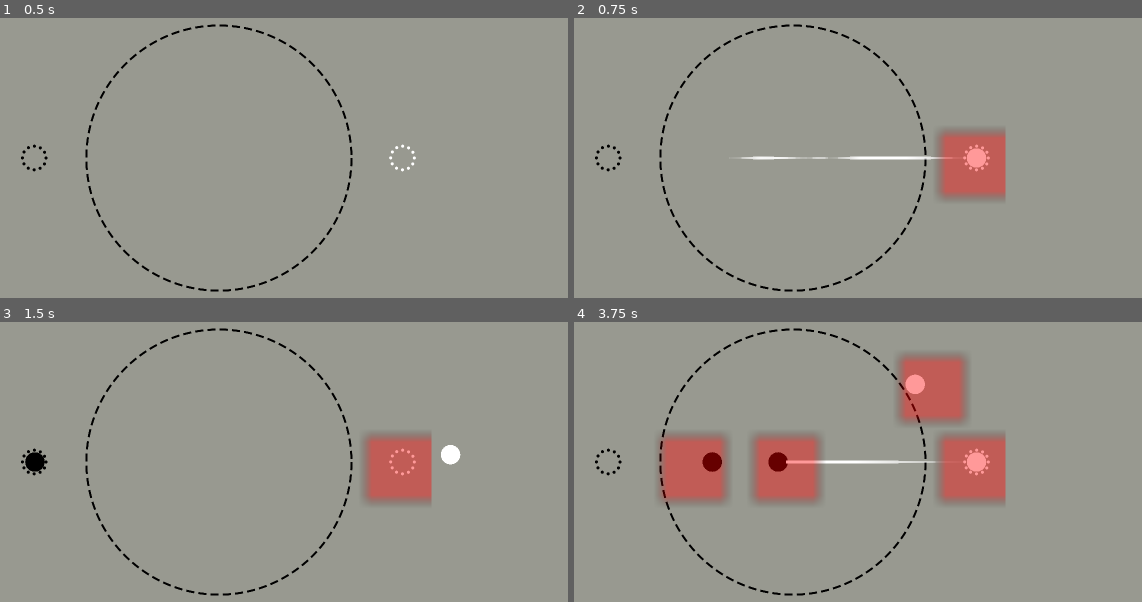
Above: before the commit, frames 1-4 (two rows, left to right).
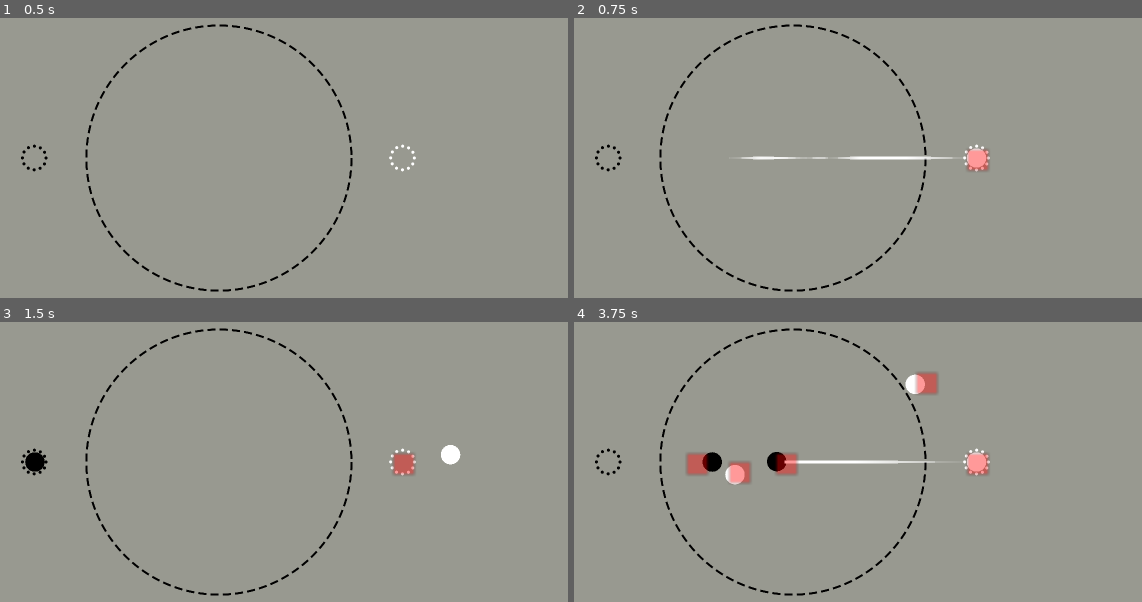
Above: after the commit, the same moments.

Repository: aeriab/Orbital_Go
Game: Godot game, scene res://game/game.tscn
Two runs of this game, one before a commit and one after it. Both use one fixed random seed, a clock stepped at 60 frames per second and the inputs below.
Inputs (mouse positions are in pixels of both pictures, inside the frame that each line leads up to):
- Up to frame 1 (0.5 s): no input
- Up to frame 2 (0.75 s): tap Enter at 0.5 s; move the mouse to (971, 135) at 0.52 s; press the mouse at (971, 135) at 0.53 s
- Up to frame 3 (1.5 s): tap Space at 1.25 s; move the mouse to (56, 484) at 1.27 s; release the mouse at (56, 484) at 1.28 s; click (56, 484) at 1.35 s
- Up to frame 4 (3.75 s): move the mouse to (875, 364) at 2.02 s; press the mouse at (875, 364) at 2.03 s; move the mouse to (755, 551) at 2.77 s; release the mouse at (755, 551) at 2.78 s; click (755, 551) at 2.85 s; move the mouse to (1034, 529) at 3.52 s; press the mouse at (1034, 529) at 3.53 s

Frame 1 is identical in both runs. In frame 2, 2.7% of the frame differs, in the area x 63-77%, y 40-65%; in frame 3, 2.7%; in frame 4, 11%, in the area x 14-77%, y 11-65%.

Commit message:
Roughly tuned capturing with better compute scaling

Diff:
--- a/autoloads/StoneManager.gd
+++ b/autoloads/StoneManager.gd
@@ -22,7 +22,7 @@
 
 # Grid resolution. 64x64 = 4096 cells. Flood fill is O(cells), so
 # this can run every frame without breaking a sweat.
-const GRID_SIZE: int = 32
+const GRID_SIZE: int = 100
 
 # How big is the play area in world units?
 # Your stones gravity toward Vector2.ZERO, so the play area is
